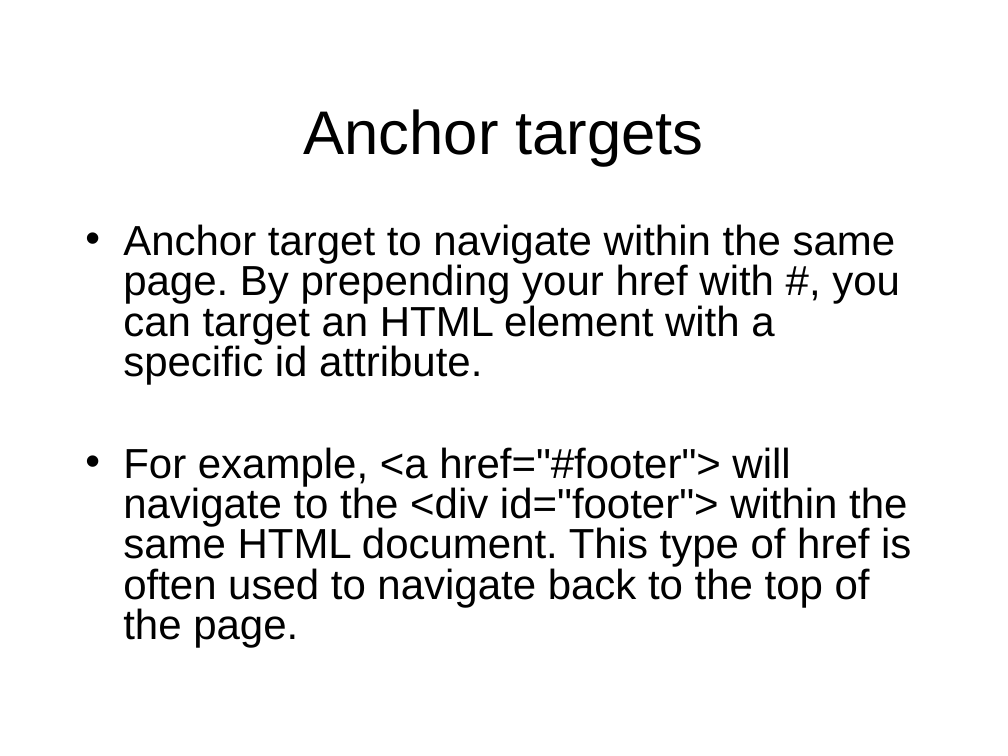
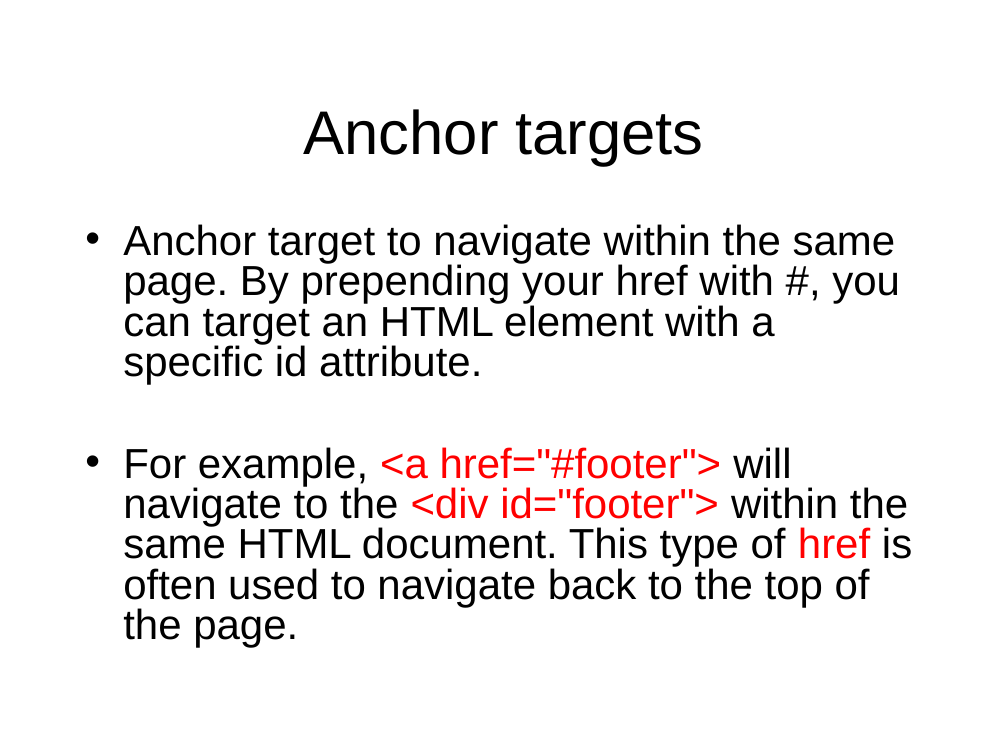
Before and after one commit to octaviordz/zjnu2017.github.io, a slide deck: slide 16 of WAD/lectures/020--HTML.Fundamentals.ppt. Drawn at 1008x756 pixels with LibreOffice and Linux fonts; fonts in the diff are those of the drawing. Boxes give left, top, right and bottom in pixels: in the first picture for what was removed or moved away, otherwise in the second. Text is boxed around its words. In the diff, an @@ line names an element or a change of style, - is before the commit and + after.

```diff
--- a/WAD/lectures/020--HTML.Fundamentals.ppt
+++ b/WAD/lectures/020--HTML.Fundamentals.ppt
@@ text at <box>123,447,912,647</box>: text colour #000000 to #FF0000 in "<a href="#footer"> <div id="footer"> href" @@
```
Also in this commit, not shown: 4 other slides changed, 3 other files.
